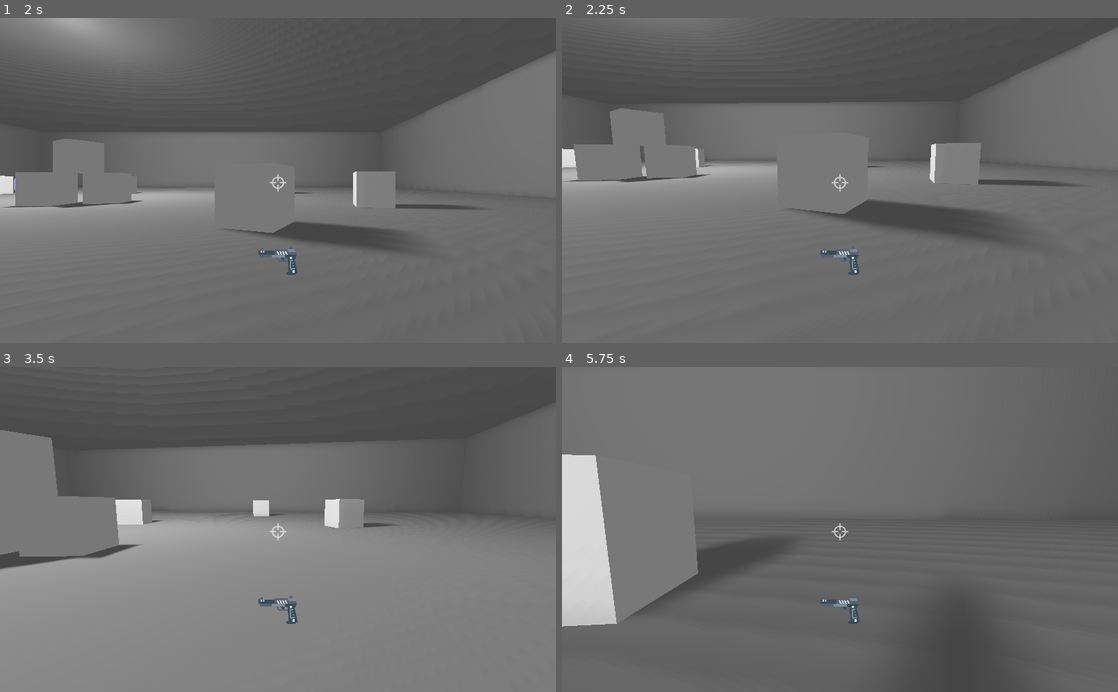
Above: before the commit, frames 1-4 (two rows, left to right).
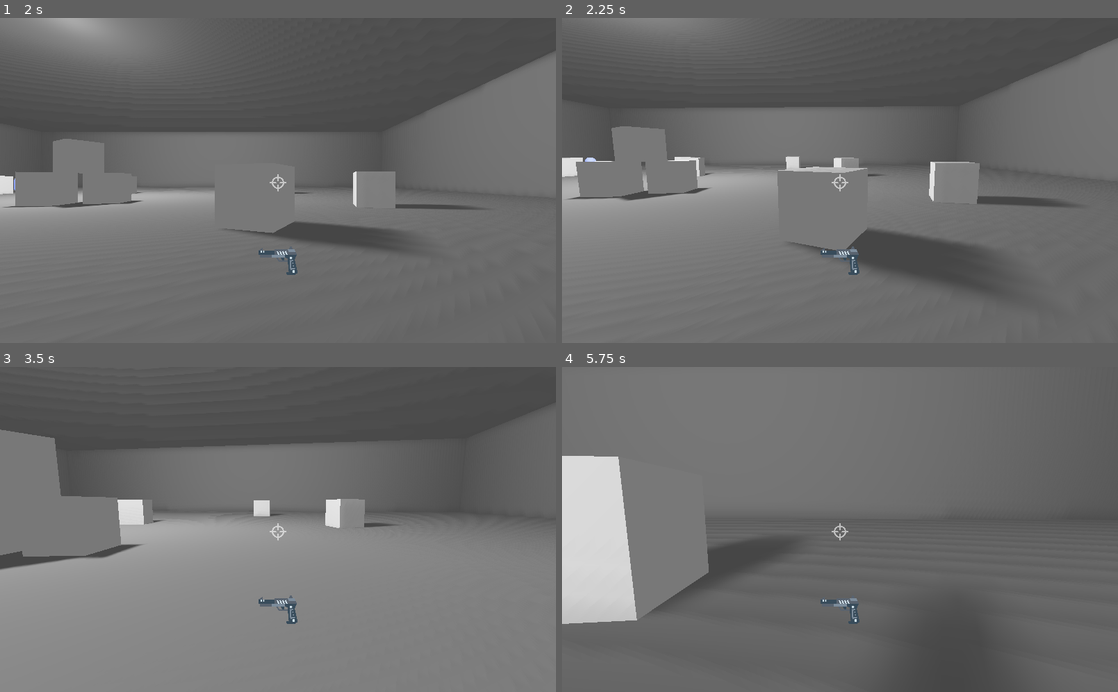
Above: after the commit, the same moments.

Repository: justinwash/duel-fps
Game: Godot game, scene res://game/game.tscn
The game is run twice, just before and just after one commit, with the same random seed, the same clock (stepped at 60 frames per second) and the same inputs.
Inputs (mouse positions are in pixels of both pictures, inside the frame that each line leads up to):
- Up to frame 1 (2 s): click "Find Match" at 0.5 s; click "Practice Offline" at 1.25 s
- Up to frame 2 (2.25 s): tap Enter at 2 s; move the mouse to (867, 180) at 2.02 s; hold W (move_forwards) from 2.03 s (still down); hold Space (jump) from 2.03 s (still down)
- Up to frame 3 (3.5 s): keep holding W (move_forwards); move the mouse to (250, 529) at 2.77 s; release Space (jump) at 2.78 s; tap Space (jump) at 2.85, 3.02, 3.32 s
- Up to frame 4 (5.75 s): keep holding W (move_forwards); move the mouse to (851, 523) at 3.52 s; hold Space (jump) 3.53-4.28 s; move the mouse to (834, 536) at 4.27 s; tap Space (jump) at 4.35, 4.52, 4.82 s; move the mouse to (878, 532) at 5.02 s; hold Space (jump) from 5.03 s (still down)

Frame 1 is identical in both runs. In frame 2, 11% of the frame differs, in the area x 0-100%, y 2-84%; in frame 3, 0.3%; in frame 4, 2.5%.

Commit message:
finish state separation on player

Diff:
--- a/player/player.gd
+++ b/player/player.gd
@@ -32,9 +32,6 @@
 		for element in hud.get_children():
 			element.visible = false
 
-	for child in get_children():
-		child.connect("change_state", self, "_change_state")
-
 	current_state = states.idle
 	if current_state.has_method("ready"):
 		current_state.ready(self)
@@ -49,6 +46,8 @@
 	if is_master_or_player(1):
 		current_state.physics_update(self, delta)
 
+		_move(delta)
+
 	if get_tree().has_network_peer():
 		rpc_unreliable("set_pos", global_transform)
 
@@ -61,6 +60,29 @@
 			var camera_rot = rotation_helper.rotation_degrees
 			camera_rot.x = clamp(camera_rot.x, -70, 70)
 			rotation_helper.rotation_degrees = camera_rot
+
+func _move(delta):
+	dir.y = 0
+	dir = dir.normalized()
+
+	vel.y += delta * GRAVITY * 1.1
+
+	var hvel = vel
+	hvel.y = 0
+
+	var target = dir
+	target *= MAX_SPEED
+
+	var accel
+	if dir.dot(hvel) > 0:
+		accel = ACCEL
+	else:
+		accel = DEACCEL
+
+	hvel = hvel.linear_interpolate(target, accel * delta)
+	vel.x = hvel.x
+	vel.z = hvel.z
+	vel = move_and_slide(vel, Vector3(0, 1, 0), 0.05, 4, deg2rad(MAX_SLOPE_ANGLE))
 
 puppet func set_pos(p_pos):
 	global_transform = p_pos
--- a/player/player.tscn
+++ b/player/player.tscn
@@ -1,10 +1,11 @@
-[gd_scene load_steps=14 format=2]
+[gd_scene load_steps=15 format=2]
 
 [ext_resource path="res://player/player.gd" type="Script" id=1]
 [ext_resource path="res://weapons/pistol/icon.svg" type="Texture" id=2]
 [ext_resource path="res://weapons/pistol/crosshair.svg" type="Texture" id=3]
 [ext_resource path="res://player/states/idle.gd" type="Script" id=4]
 [ext_resource path="res://player/states/walk.gd" type="Script" id=5]
+[ext_resource path="res://player/states/jump.gd" type="Script" id=6]
 
 [sub_resource type="Animation" id=1]
 resource_name = "shoot"
@@ -68,6 +69,7 @@
 script = ExtResource( 5 )
 
 [node name="Jump" type="Node" parent="States"]
+script = ExtResource( 6 )
 
 [node name="AnimationPlayer" type="AnimationPlayer" parent="."]
 anims/shoot = SubResource( 1 )
--- a/player/states/idle.gd
+++ b/player/states/idle.gd
@@ -1,48 +1,29 @@
 extends Node
 
-signal change_state
-
-func enter(player):
+func enter(_player):
 	print("entered state idle")
 
-func ready(player):
+func ready(_player):
 	pass
 
-func update(player, delta):
+func update(player, _delta):
+	if Input.is_action_just_pressed("jump"):
+		player.change_state("jump")
+
 	if Input.is_action_pressed("move_forwards") or \
 	Input.is_action_pressed("move_backwards") or \
 	Input.is_action_pressed("move_left") or \
 	Input.is_action_pressed("move_right"):
 		player.change_state("walk")
 
-func physics_update(player, delta):
-	process_movement(player, delta)
+	else:
+		player.dir = Vector3(0,0,0)
 
-func process_input(player, delta):
+func physics_update(_player, _delta):
 	pass
 
-func process_movement(player, delta):
-	player.dir.y = 0
-	player.dir = player.dir.normalized()
-
-	player.vel.y += delta * player.GRAVITY * 1.1
-
-	var hvel = player.vel
-	hvel.y = 0
-
-	var target = player.dir
-	target *= player.MAX_SPEED
-
-	var accel
-	if player.dir.dot(hvel) > 0:
-		accel = player.ACCEL
-	else:
-		accel = player.DEACCEL
-
-	hvel = hvel.linear_interpolate(target, accel * delta)
-	player.vel.x = hvel.x
-	player.vel.z = hvel.z
-	player.vel = player.move_and_slide(player.vel, Vector3(0, 1, 0), 0.05, 4, deg2rad(player.MAX_SLOPE_ANGLE))
+func process_input(_player, _delta):
+	pass
 
 func exit():
 	pass
--- /dev/null
+++ b/player/states/jump.gd
@@ -0,0 +1,24 @@
+extends Node
+
+func enter(player):
+	player.vel.y = player.JUMP_SPEED
+	print("entered state jump")
+
+func ready(_player):
+	pass
+
+func update(player, delta):
+	process_input(player, delta)
+
+func physics_update(_player, _delta):
+	pass
+
+func process_input(player, _delta):
+	if player.is_on_floor():
+		if Input.is_action_pressed("jump"):
+			player.vel.y = player.JUMP_SPEED
+		else:
+			player.change_state("idle")
+
+func exit():
+	pass
--- a/player/states/walk.gd
+++ b/player/states/walk.gd
@@ -1,20 +1,18 @@
 extends Node
 
-signal change_state
-
-func enter(player):
+func enter(_player):
 	print("entered state walk")
 
-func ready(player):
+func ready(_player):
 	pass
 
 func update(player, delta):
 	process_input(player, delta)
 
-func physics_update(player, delta):
-	process_movement(player, delta)
+func physics_update(_player, _delta):
+	pass
 
-func process_input(player, delta):
+func process_input(player, _delta):
 	if !(Input.is_action_pressed("move_forwards") or \
 	Input.is_action_pressed("move_backwards") or \
 	Input.is_action_pressed("move_left") or \
@@ -41,33 +39,9 @@
 	player.dir += -cam_xform.basis.z * input_movement_vector.y
 	player.dir += cam_xform.basis.x * input_movement_vector.x
 
-	# jumping
 	if player.is_on_floor():
 		if Input.is_action_just_pressed("jump"):
-			player.vel.y = player.JUMP_SPEED
-
-func process_movement(player, delta):
-	player.dir.y = 0
-	player.dir = player.dir.normalized()
-
-	player.vel.y += delta * player.GRAVITY * 1.1
-
-	var hvel = player.vel
-	hvel.y = 0
-
-	var target = player.dir
-	target *= player.MAX_SPEED
-
-	var accel
-	if player.dir.dot(hvel) > 0:
-		accel = player.ACCEL
-	else:
-		accel = player.DEACCEL
-
-	hvel = hvel.linear_interpolate(target, accel * delta)
-	player.vel.x = hvel.x
-	player.vel.z = hvel.z
-	player.vel = player.move_and_slide(player.vel, Vector3(0, 1, 0), 0.05, 4, deg2rad(player.MAX_SLOPE_ANGLE))
+			player.change_state("jump")
 
 func exit():
 	pass
